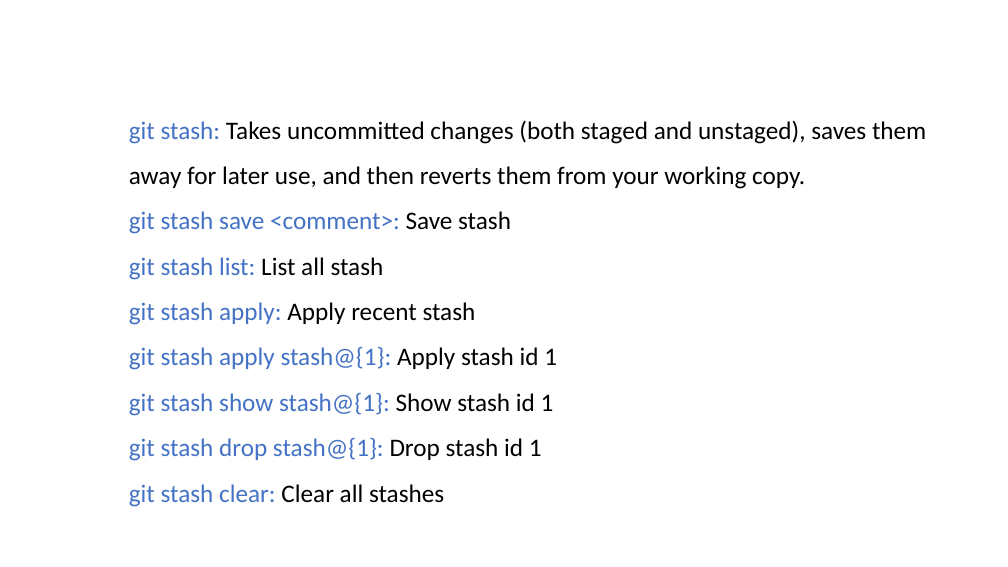
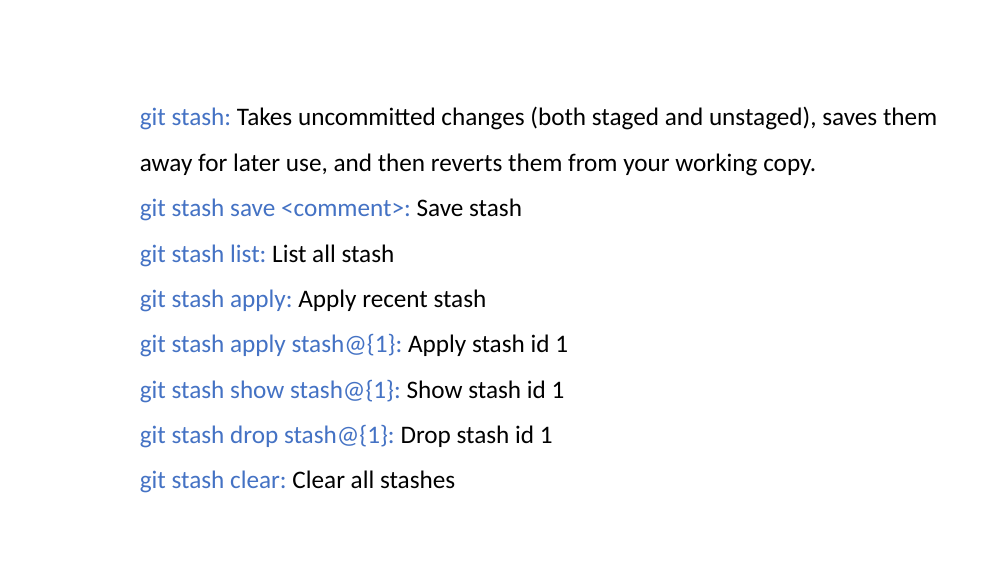
Before and after one commit to faisalck/gfgdevopsbatch38, a slide deck: slide 17 of Week 3/git.pptx. Drawn at 1008x567 pixels with LibreOffice and Linux fonts; fonts in the diff are those of the drawing. Boxes give left, top, right and bottom in pixels: in the first picture for what was removed or moved away, otherwise in the second. Text is boxed around its words. In the diff, an @@ line names an element or a change of style, - is before the commit and + after.

```diff
--- a/Week 3/git.pptx
+++ b/Week 3/git.pptx
@@ text "git stash: Takes uncommitted changes ..." moved from (x1=129, y1=120, x2=926, y2=507) to (x1=140, y1=106, x2=937, y2=493) @@
```
Also in this commit, not shown: 1 other slide changed, 5 other files.
